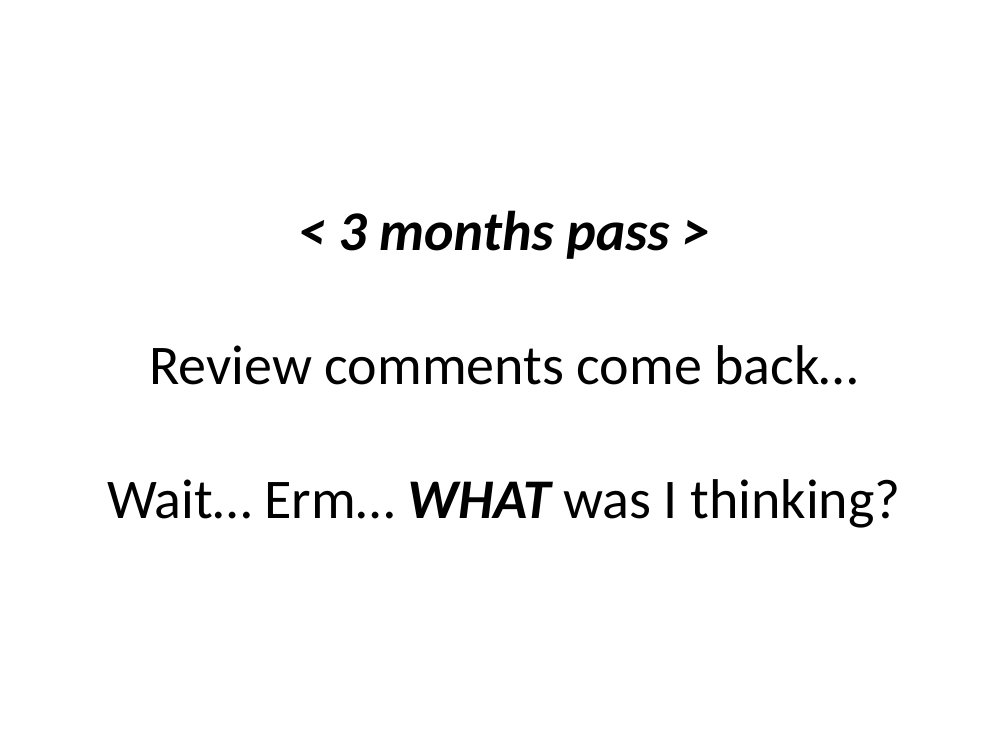
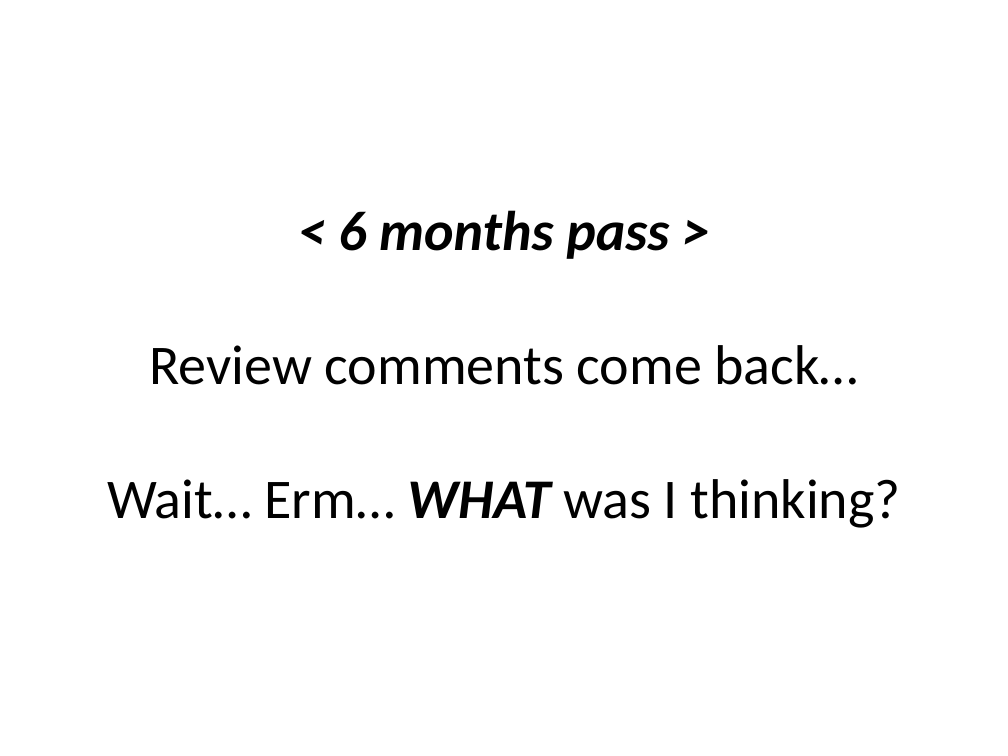
Before and after one commit to MikeKSmith/RStudioConf2019, a slide deck: slide 14 of The lazy and easily distracted report writer.pptx. Drawn at 1008x756 pixels with LibreOffice and Linux fonts; fonts in the diff are those of the drawing. Boxes give left, top, right and bottom in pixels: in the first picture for what was removed or moved away, otherwise in the second. Text is boxed around its words. In the diff, an @@ line names an element or a change of style, - is before the commit and + after.

```diff
--- a/The lazy and easily distracted report writer.pptx
+++ b/The lazy and easily distracted report writer.pptx
@@ text at (x1=338, y1=210, x2=669, y2=259): text changed @@
-< 3 months pass >
+< 6 months pass >
```
Also in this commit, not shown: 5 other slides changed, 2 other files.
